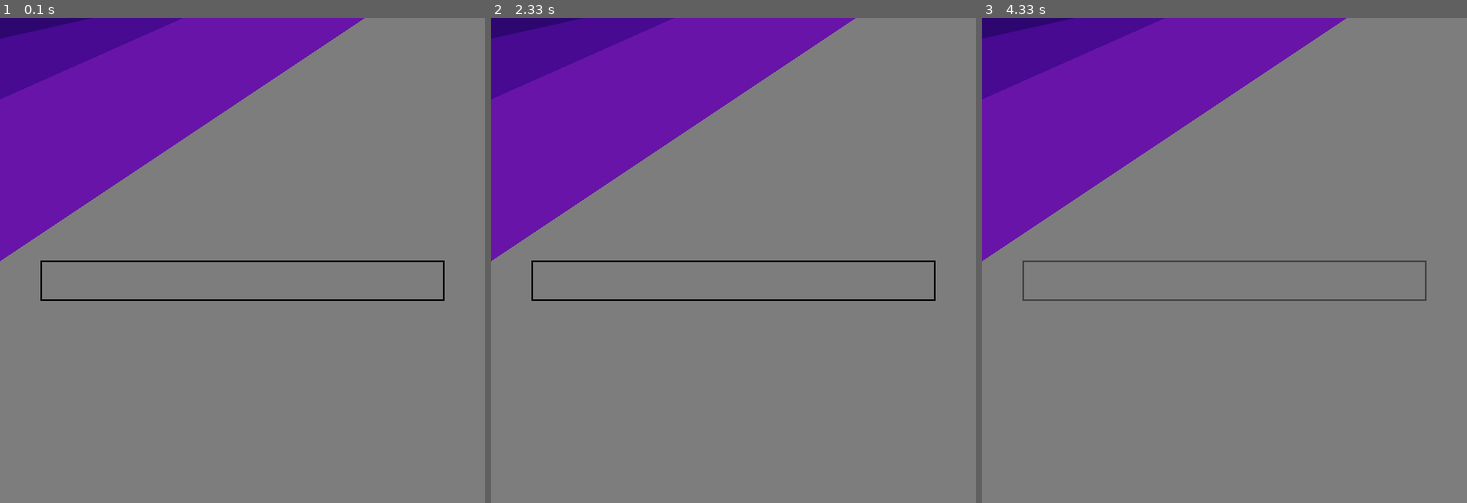
Above: before the commit, frames 1-3 (left to right).
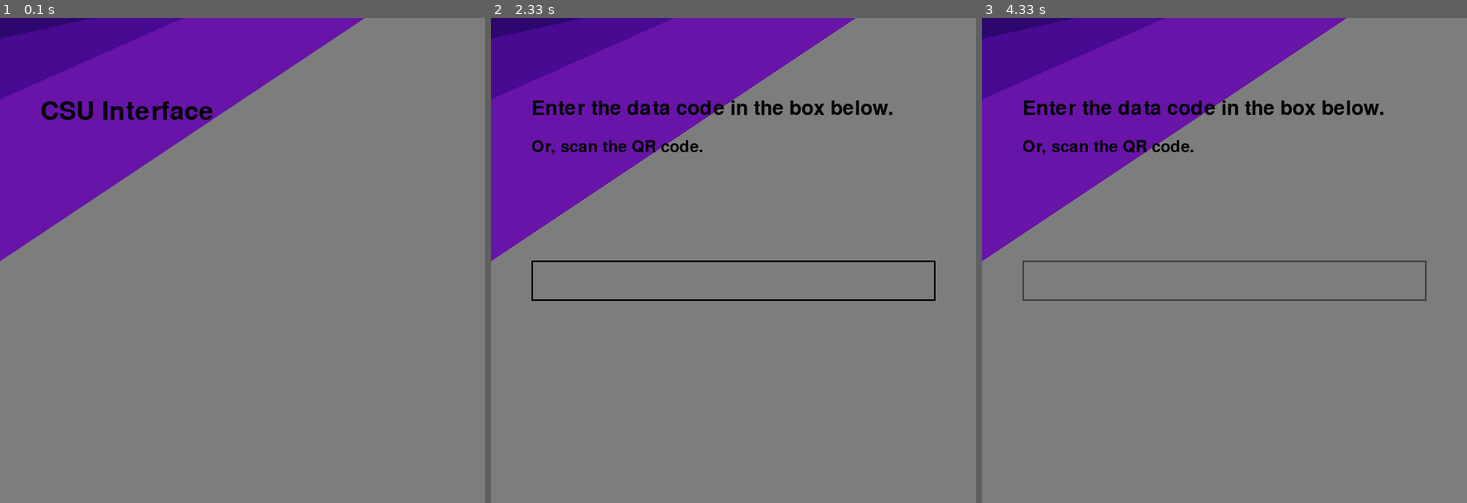
Above: after the commit, the same moments.

Repository: Team-663/ScoutingApp
Game: pygame game, started from CSU/DEMO/CSU-pygame.py
Same seed, same stepped clock (60 frames per second), same inputs: the game is played once before the commit and once after it.
Inputs (mouse positions are in pixels of both pictures, inside the frame that each line leads up to):
- Up to frame 1 (0.1 s): no input
- Up to frame 2 (2.33 s): tap Enter at 1.98 s
- Up to frame 3 (4.33 s): click (1224, 279) at 2.43 s; click (1200, 386) at 2.78 s; click (1224, 279) at 4.02 s; move the mouse to (1350, 216) at 4.25 s

The runs differ from the first frame. In frame 1, 1.2% of the frame differs, in the area x 8-92%, y 17-59%; in frame 2, 1.4%, in the area x 8-83%, y 17-29%; in frame 3, 1.4%.

Commit message:
New Textbox system, successfully gets data and stops program on command when entering "stop"

Diff:
--- a/CSU/DEMO/CSU-pygame.py
+++ b/CSU/DEMO/CSU-pygame.py
@@ -31,6 +31,23 @@
     pygame.draw.polygon(display, darkestPurple, ((0, 0), (112, 0), (0, 25)))
     pygame.display.update()
 
+def descriptions(display, message):
+    fontName = pygame.font.get_default_font()
+    font = pygame.font.Font(fontName, 25)
+    smallFont = pygame.font.Font(fontName, 20)
+    if message == 1:
+        text = font.render("Enter the data code in the box below.", True, (0, 0, 0)) # TODO:add QR support
+        smallText = smallFont.render("Or, scan the QR code.", True, (0, 0, 0))
+    elif message == 2:
+        text = font.render("Your code has been accepted!", True, (0, 0, 0))
+        smallText = smallFont.render("Type \"yes\" in the box to send another code, and no to exit.", True, (0, 0, 0))
+    elif message == 3:
+        text = font.render("Your code has been rejected!", True, (0, 0, 0))
+        smallText = smallFont.render("Type \"yes\" in the box to send another code, and no to exit.", True, (0, 0, 0))
+    display.blit(text, (50, 100))
+    display.blit(smallText, (50, 150))
+    pygame.display.update()
+
 
 COLOR_INACTIVE = (0, 0, 0)
 COLOR_ACTIVE = (66, 66, 66)
@@ -60,8 +77,6 @@
         if event.type == pygame.KEYDOWN:
             if self.active:
                 if event.key == pygame.K_RETURN:
-                    print(self.text)
-                    output = self.text
                     self.text = ''
                 elif event.key == pygame.K_BACKSPACE:
                     self.text = self.text[:-1]
@@ -98,17 +113,27 @@
     # runs startup protocol
     running = True
     showingBox = True
-    # startupScreen(screen)
-    # time.sleep(5)
+    currentMessage = 1
+    startupScreen(screen)
+    time.sleep(2)
     background(screen)
     while running:
         background(screen)
-        textinput.draw(screen)
+        descriptions(screen, currentMessage)
+        if currentMessage == 1:
+            textinput.draw(screen)
         events = pygame.event.get()
         for event in events:
             if event.type == pygame.QUIT:
                 stop()
+            if event.type == pygame.KEYDOWN and event.key == pygame.K_RETURN:
+                output = textinput.get_text()
+                print(output)
+                if output.lower() == "stop":
+                    startupScreen(screen)
+                    time.sleep(2)
+                    stop()
             textinput.handle_event(event)
         textinput.update()
         pygame.display.update()
-        clock.tick(30)
+        clock.tick(15)
